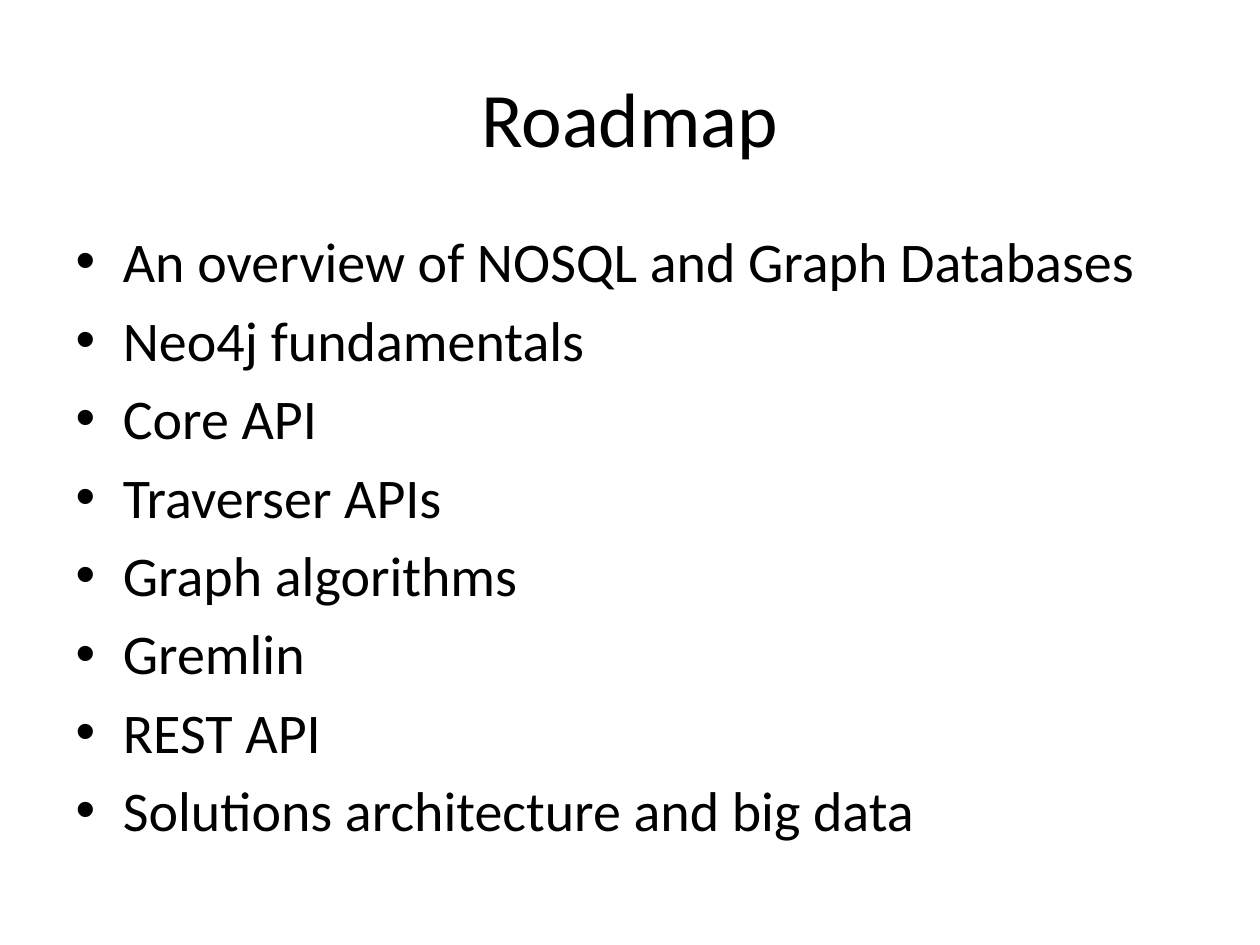
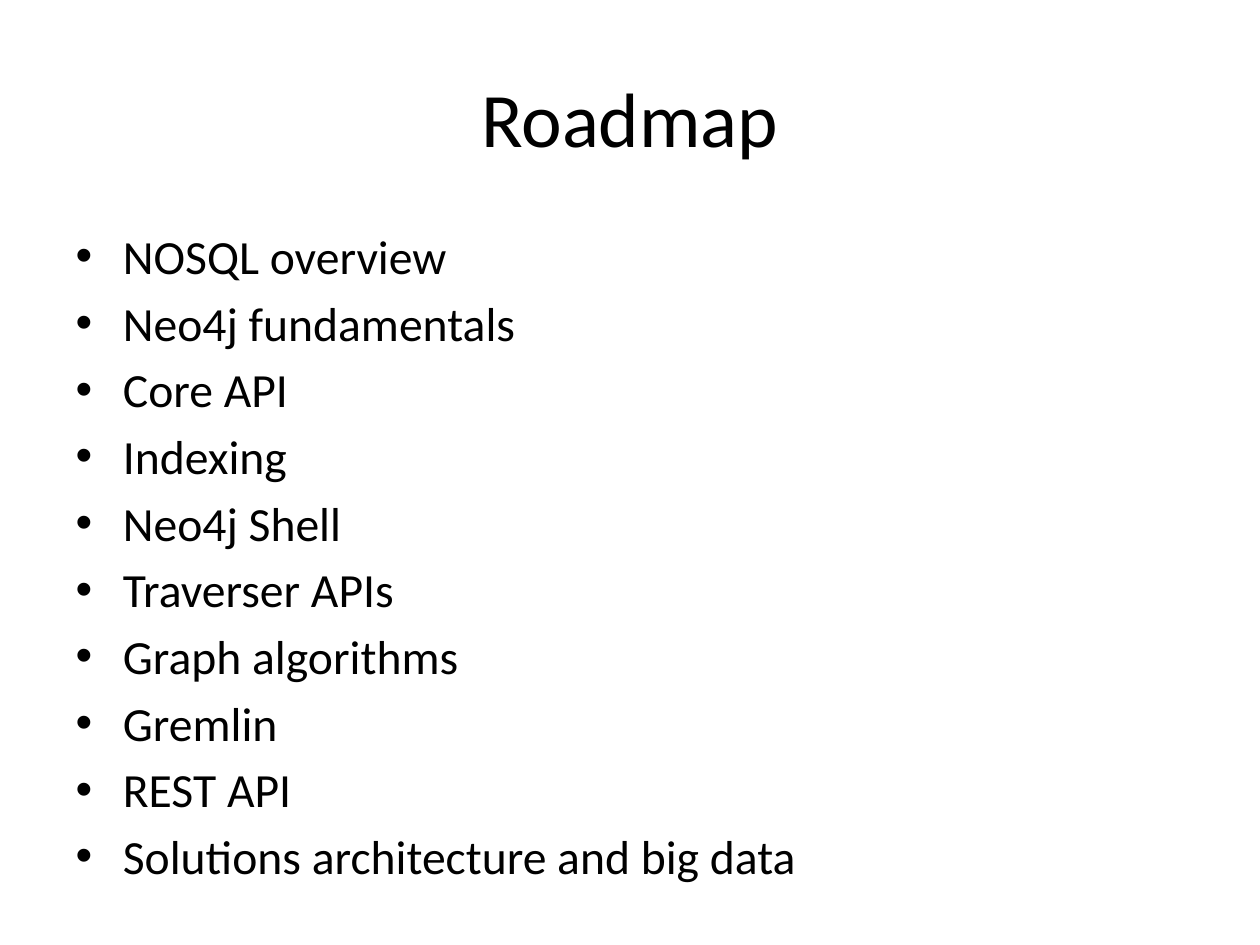
Before and after one commit to jimwebber/neo4j-tutorial, a slide deck: slide 3 of presentation/A Programmatic Introduction to Neo4j.pptx. Drawn at 1260x945 pixels with LibreOffice and Linux fonts; fonts in the diff are those of the drawing; background and template pictures are left out. Boxes give left, top, right and bottom in pixels: in the first picture for what was removed or moved away, otherwise in the second. Text is boxed around its words. In the diff, an @@ line names an element or a change of style, - is before the commit and + after.

Commit message:
Updated the roadmap of the tutorial to include indexing

```diff
--- a/presentation/A Programmatic Introduction to Neo4j.pptx
+++ b/presentation/A Programmatic Introduction to Neo4j.pptx
@@ text at <box>123,241,447,281</box>: text changed; size 32 to 27.2 pt @@
-• An overview of NOSQL and Graph Databases
+• NOSQL overview
@@ text at <box>123,308,796,883</box>: size 32 to 27.2 pt in "Neo4j fundamentals", "Core API", "Traverser APIs", "Graph algorithms" and 3 more places @@
@@ text at <box>123,441,341,549</box>: paragraphs added @@
+• Indexing
+• Neo4j Shell
```
Also in this commit, not shown: 2 other files.
